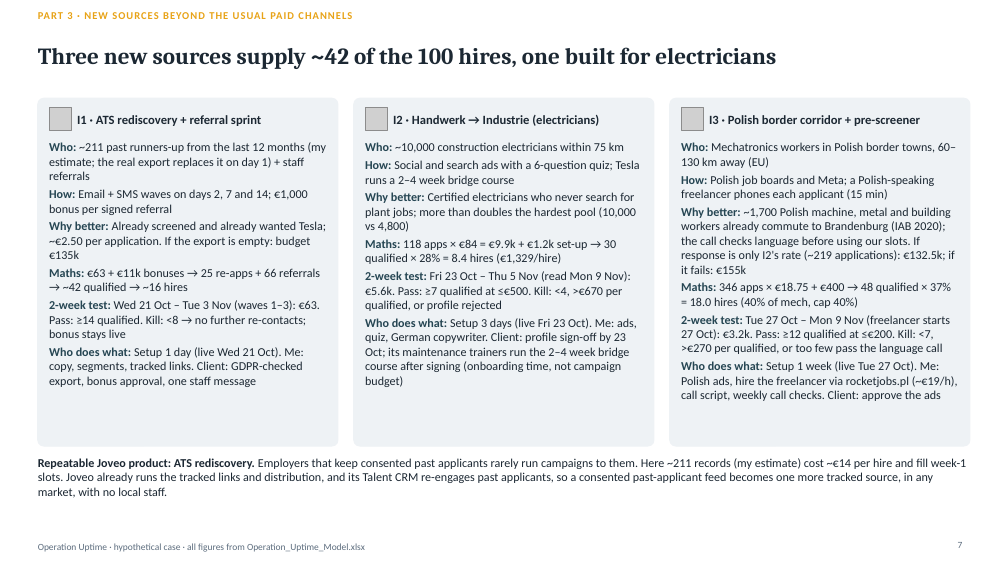
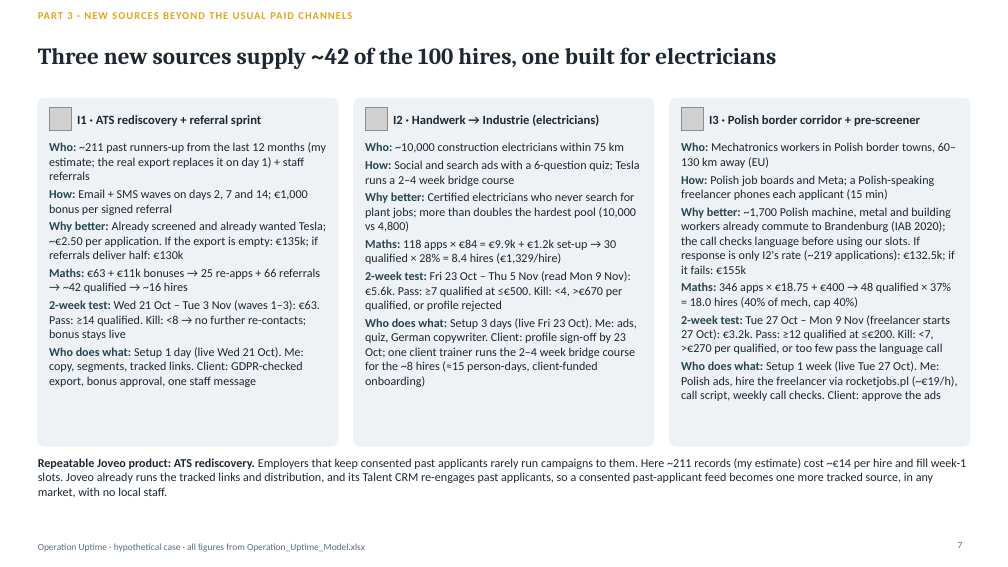
Before and after one commit to Anurag160596/haystack, a slide deck: slide 7 of operation_uptime/Operation_Uptime_Deck.pptx. Drawn at 1008x567 pixels with LibreOffice and Linux fonts; fonts in the diff are those of the drawing; grey boxes stand for pictures. Boxes give left, top, right and bottom in pixels: in the first picture for what was removed or moved away, otherwise in the second. Text is boxed around its words. In the diff, an @@ line names an element or a change of style, - is before the commit and + after.

```diff
--- a/operation_uptime/Operation_Uptime_Deck.pptx
+++ b/operation_uptime/Operation_Uptime_Deck.pptx
@@ text at (49,221,326,259): text changed @@
-Why better: Already screened and already wanted Tesla; ~€2.50 per application. If the export is empty: budget €135k
+Why better: Already screened and already wanted Tesla; ~€2.50 per application. If the export is empty: €135k; if referrals deliver half: €130k
@@ text at (365,318,637,387): text changed @@
-Who does what: Setup 3 days (live Fri 23 Oct). Me: ads, quiz, German copywriter. Client: profile sign-off by 23 Oct; its maintenance trainers run the 2–4 week bridge course after signing (onboarding time, not campaign budget)
+Who does what: Setup 3 days (live Fri 23 Oct). Me: ads, quiz, German copywriter. Client: profile sign-off by 23 Oct; one client trainer runs the 2–4 week bridge course for the ~8 hires (≈15 person-days, client-funded onboarding)
```
Also in this commit, not shown: 4 other files.
